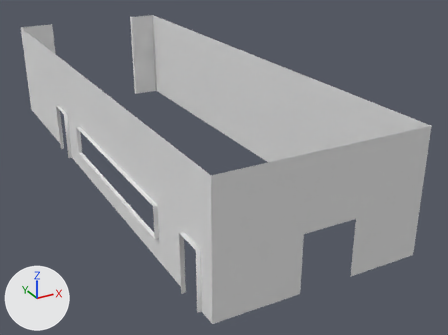
Renders of the OBJ model Year3-Game/Assets/_Objects/LargeMapAssets/Map3VipWalls.obj from each side of a commit.
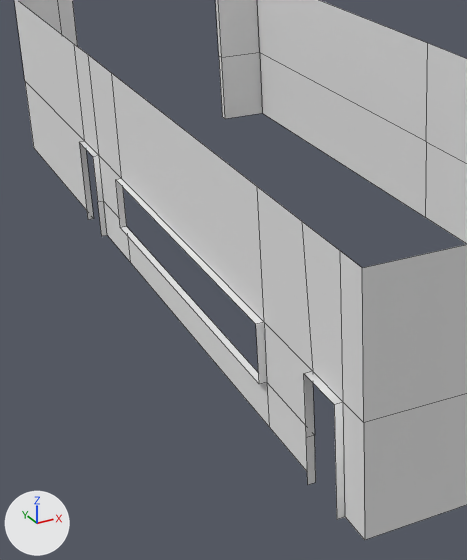
Old and new are each drawn whole from a camera (50 mm lens) standing at (58.0, -47.8, 12.0) and looking at (71.0, -24.1, 0.2) and again close up on the part from 3% to 60% of the width and 9% to 100% of the height. Arrows for +X, +Y and +Z are at lower left; the lights stay in place. The close-ups show mesh edges as thin lines. Where no turn or scale is listed for an object, it has been applied to the vertices.

Objects in the first close-up: 'Plane.000_Plane.000'.
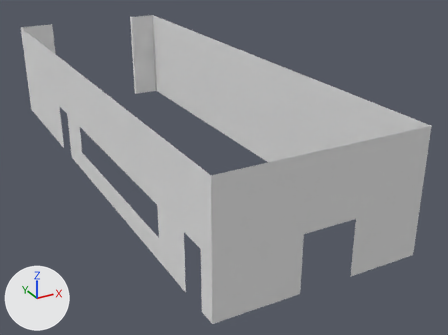
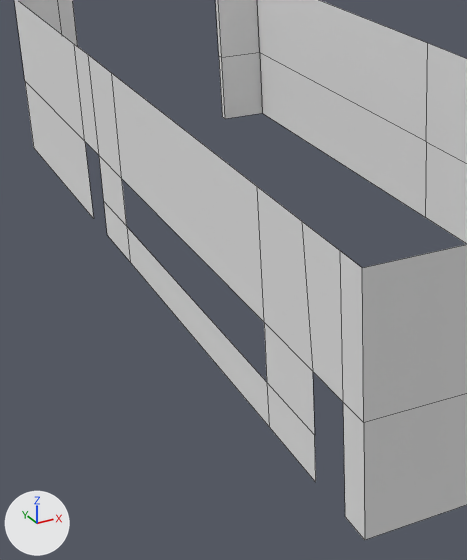
What differs and where, as boxes (x1, y1, x2, y2) in the close-ups (467 x 560 px):
part 1 of me_plane_000_plane_000, deleted
    before: (79, 141, 267, 384)
part 2 of me_plane_000_plane_000, deleted
    before: (304, 371, 345, 520)

Diff of the bpy script that builds the scene:
```diff
--- a/Year3-Game/Assets/_Objects/LargeMapAssets/Map3VipWalls.obj.py
+++ b/Year3-Game/Assets/_Objects/LargeMapAssets/Map3VipWalls.obj.py
@@ me_plane_000_plane_000 @@
 me_plane_000_plane_000.from_pydata(...)  # 75 vertices, 47 faces; spans x 65.0..73.4, y -34.0..-10.0, z 0.0..5.0
 # used by ob_plane_000_plane_000; location = (0.0, 0.0, 0.0)
 # verts and faces of me_plane_000_plane_000; kept vertices keep their numbers, new ones are numbered from 75
 # before: 8 (65.2, -17.6, 2.3) at pixel (84, 141), 25 (65.2, -21.0, 1.0) at pixel (126, 226), 27 (65.2, -18.9, 0.0) at pixel (107, 235), 28 (65.2, -18.9, 1.0) at pixel (103, 201), 29 (65.2, -18.9, 2.3) at pixel (99, 155)
 # before: 30 (65.0, -18.9, 2.3) at pixel (92, 156), 31 (65.0, -17.6, 2.3) at pixel (79, 142), 37 (65.2, -30.0, 2.3) at pixel (264, 322), 43 (65.0, -18.9, 0.0) at pixel (101, 236), 44 (65.0, -18.9, 1.0) at pixel (97, 202)
 # before: 45 (65.2, -21.0, 2.3) at pixel (121, 178), 49 (65.2, -30.0, 1.0) at pixel (266, 382), 50 (65.0, -30.0, 1.0) at pixel (259, 384), 51 (65.0, -30.0, 2.3) at pixel (255, 324), 52 (65.0, -21.0, 1.0) at pixel (120, 227)
 # before: 54 (65.0, -21.0, 2.3) at pixel (115, 179), 55 (65.2, -17.6, 0.0) at pixel (93, 218), 56 (65.0, -17.6, 0.0) at pixel (87, 219)
 # before: 33 (65.2, -33.3, 0.0) at pixel (345, 516), 34 (65.2, -33.3, 2.3) at pixel (343, 402), 36 (65.2, -32.1, 2.3) at pixel (312, 371), 39 (65.0, -32.1, 0.0) at pixel (307, 484), 40 (65.2, -32.1, 0.0) at pixel (315, 482)
 # before: 41 (65.2, -32.1, 1.0) at pixel (314, 435), 42 (65.0, -32.1, 1.0) at pixel (306, 437), 46 (65.0, -32.1, 2.3) at pixel (303, 373), 71 (65.0, -33.3, 2.3) at pixel (334, 404), 72 (65.0, -33.3, 0.0) at pixel (336, 519)
+# me_plane_000_plane_000 part 1
+delete_vertices([30, 31, 43, 44, 50, 51, 52, 54, 56])  # with the faces that use them
+# me_plane_000_plane_000 part 2
+delete_vertices([39, 42, 46, 71, 72])  # with the faces that use them
 me_plane_000_plane_000.materials.append(mat_none_003)
```
